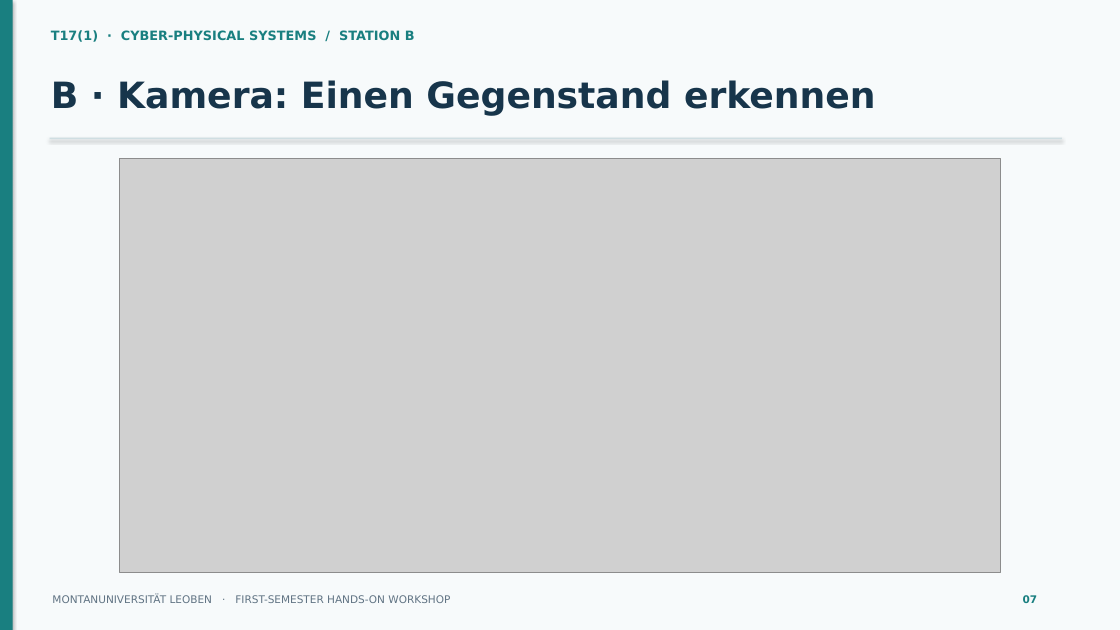
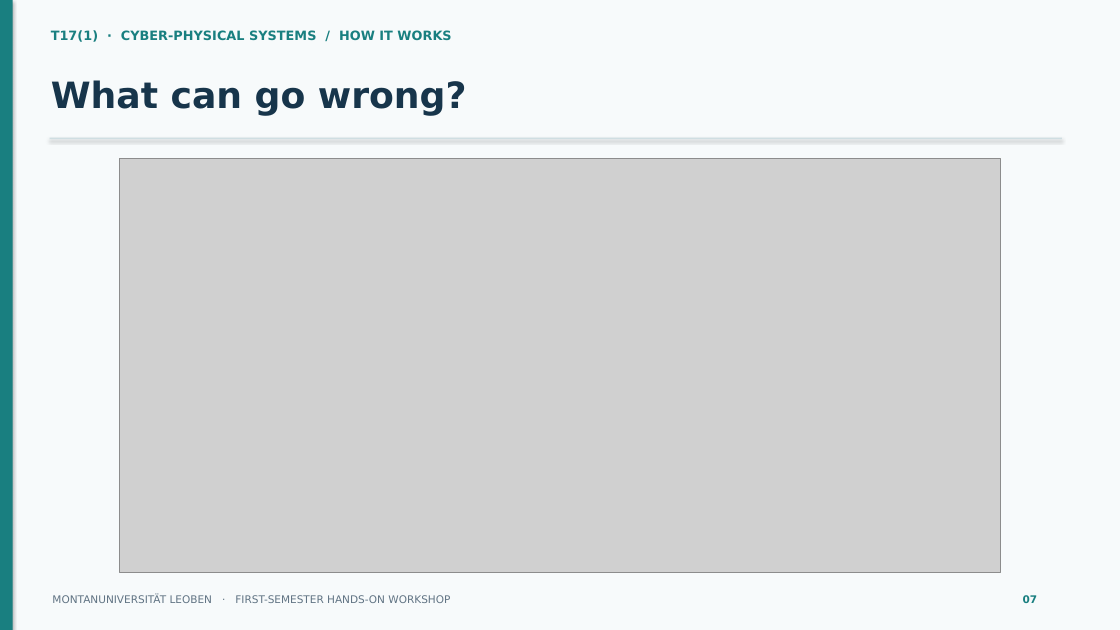
Before and after one commit to mul-cps/teaching-exciting-science-2026, a slide deck: slide 7 of docs/workshop-slides.pptx. Drawn at 1120x630 pixels with LibreOffice and Linux fonts; fonts in the diff are those of the drawing; grey boxes stand for pictures. Boxes give left, top, right and bottom in pixels: in the first picture for what was removed or moved away, otherwise in the second. Text is boxed around its words. In the diff, an @@ line names an element or a change of style, - is before the commit and + after.

Commit message:
Prepare four-hour sorting workshop materials and offline student handout

```diff
--- a/docs/workshop-slides.pptx
+++ b/docs/workshop-slides.pptx
@@ text at (51, 30, 451, 42): text changed @@
-T17(1) · CYBER-PHYSICAL SYSTEMS / STATION B
+T17(1) · CYBER-PHYSICAL SYSTEMS / HOW IT WORKS
@@ text at (51, 80, 467, 115): text changed @@
-B · Kamera: Einen Gegenstand erkennen
+What can go wrong?
```
Also in this commit, not shown: 7 other slides changed, 12 slides removed, 17 other files.
